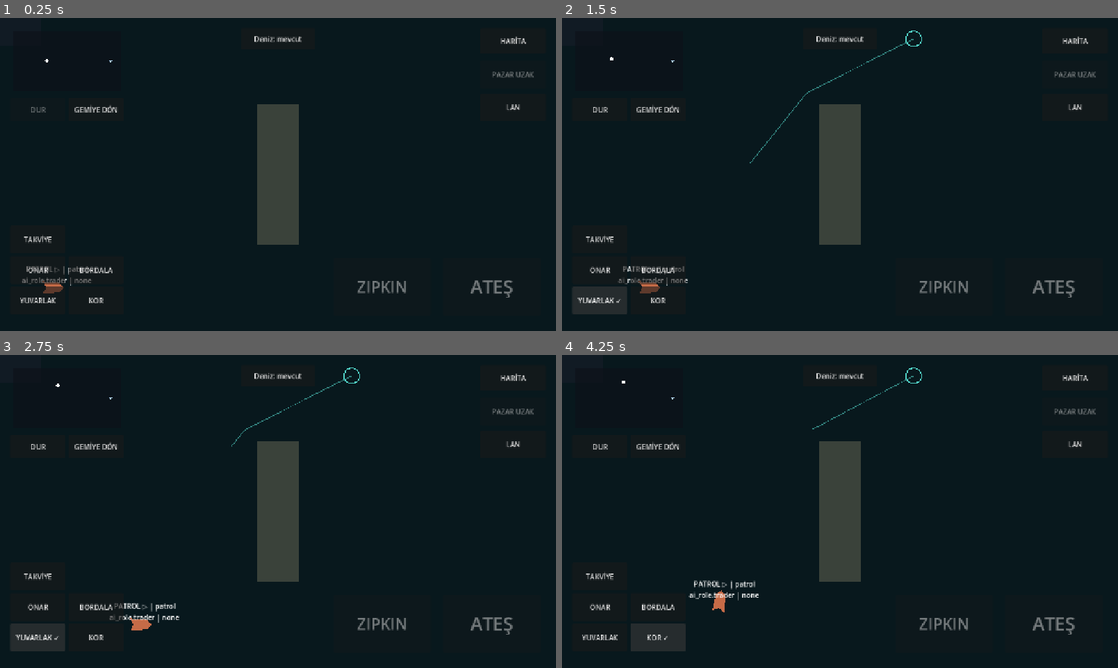
Above: before the commit, frames 1-4 (two rows, left to right).
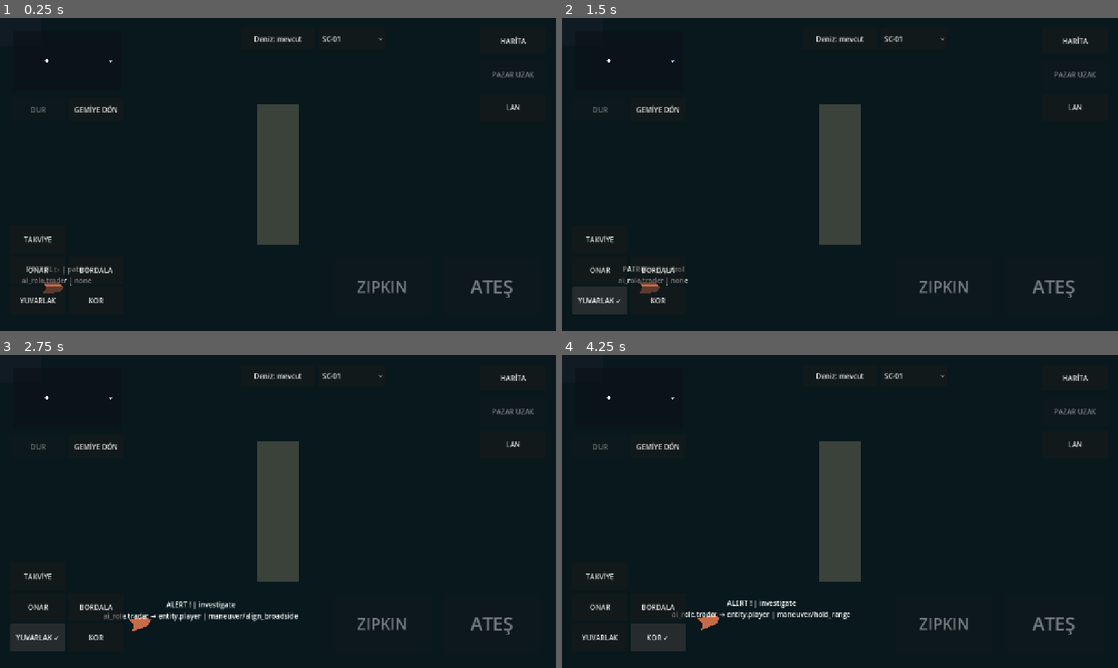
Above: after the commit, the same moments.

Repository: TheOsmanYILDIRIM/SeaCraft
Game: Godot game, scene res://src/presentation/bootstrap.tscn
The game is run twice, just before and just after one commit, with the same random seed, the same clock (stepped at 60 frames per second) and the same inputs.
Inputs (mouse positions are in pixels of both pictures, inside the frame that each line leads up to):
- Up to frame 1 (0.25 s): no input
- Up to frame 2 (1.5 s): click (912, 39) at 0.5 s, where only the run after the commit has a clickable "SC-01"; click "YUVARLAK" at 1.25 s
- Up to frame 3 (2.75 s): click "YUVARLAK ✓" at 2 s
- Up to frame 4 (4.25 s): click "KOR" at 2.75 s; click "KOR ✓" at 3.5 s

The runs differ from the first frame. In frame 1, less than 0.1% of the frame differs, in the area x 58-69%, y 5-8%; in frame 2, 0.2%; in frame 3, 1.0%; in frame 4, 1.2%, in the area x 5-69%, y 4-88%.

Commit message:
Integrate current approved sprite packs and improve PLAY-01 helm steering

Diff:
--- a/src/presentation/bootstrap.gd
+++ b/src/presentation/bootstrap.gd
@@ -194,23 +194,42 @@
 const VISUAL_PILOT := preload("res://src/presentation/ship/visual_pilot.gd")
 var _pilot_water: Polygon2D
 var _pilot_water_enabled := false
-var _pilot_comparison: Sprite2D
+const APPROVED_SHIP_SKINS := {"SC-01": 86.0, "SC-02": 104.0, "SC-03": 132.0, "SC-04": 132.0, "SC-06": 144.0, "SC-08": 174.0}
+var _skin_selector: OptionButton
 
 
 func _setup_visual_pilot() -> void:
 	var player_marker: Polygon2D = $BoatMarker
-	_surface_sprite = VISUAL_PILOT.mount_atlas(player_marker, "SC-02", 104.0)
+	_surface_sprite = VISUAL_PILOT.mount_atlas(player_marker, "SC-01", APPROVED_SHIP_SKINS["SC-01"])
 	if _surface_sprite != null:
 		player_marker.color.a = 0.0
-	if _practice_marker != null and VISUAL_PILOT.mount_atlas(_practice_marker, "SC-03", 132.0) != null:
+	if _practice_marker != null and VISUAL_PILOT.mount_atlas(_practice_marker, "SC-04", APPROVED_SHIP_SKINS["SC-04"]) != null:
 		# Keep the marker node and its child target ring/visibility contract.
 		_practice_marker.color.a = 0.0
-	_pilot_comparison = VISUAL_PILOT.mount_atlas(self, "SC-07", 120.0)
-	if _pilot_comparison != null:
-		_pilot_comparison.frame = 2
-		_pilot_comparison.set_process(false)
-		_pilot_comparison.visible = active_sector().sector_id == FoundationSector.ID
-		_pilot_comparison.position = _ship_motor.position + Vector2(190.0, 75.0)
+	# Temporary cosmetic review selector: no progression or stat mutation.
+	_skin_selector = OptionButton.new()
+	_skin_selector.name = "ApprovedShipAppearance"
+	_skin_selector.focus_mode = Control.FOCUS_NONE
+	$UI.add_child(_skin_selector)
+	_skin_selector.set_anchors_and_offsets_preset(Control.PRESET_CENTER_TOP)
+	_skin_selector.offset_left = 94.0
+	_skin_selector.offset_right = 246.0
+	_skin_selector.offset_top = 24.0
+	_skin_selector.offset_bottom = 72.0
+	for id in APPROVED_SHIP_SKINS:
+		_skin_selector.add_item(str(id))
+	_skin_selector.item_selected.connect(func(index: int) -> void:
+		var id := _skin_selector.get_item_text(index)
+		var replacement := VISUAL_PILOT.mount_atlas(player_marker, id, float(APPROVED_SHIP_SKINS[id]))
+		if replacement == null:
+			return
+		if is_instance_valid(_surface_sprite):
+			_surface_sprite.hide()
+			_surface_sprite.queue_free()
+		_surface_sprite = replacement
+		_surface_sprite.visible = active_sector().mode == 0
+		player_marker.color.a = 0.0 if active_sector().mode == 0 else 1.0
+	)
 	var button := Button.new()
 	button.name = "PilotWaterButton"
 	button.text = "Deniz: mevcut"
@@ -331,7 +350,7 @@
 	var sector := active_sector()
 	if sector == null or not goal.is_finite():
 		return false
-	var route := sector.navigation.path(_ship_motor.global_position, goal)
+	var route := sector.navigation.helm_path(_ship_motor.global_position, goal)
 	if route.size() < 2:
 		ANDROID_TRACE.record("navigation", "route rejected sector=%s from=%s goal=%s" % [sector.sector_id, _ship_motor.global_position, goal])
 		return false
@@ -352,7 +371,7 @@
 	if _helm_route_index <= 0 or _helm_route_index >= _helm_route.size():
 		return false
 	_helm_route_collision_ticks = 0
-	return _ship_motor.apply_authoritative_command(GameplayCommand.move_to_world_position(_helm_route[_helm_route_index]))
+	return _ship_motor.set_helm_target(_helm_route[_helm_route_index], _helm_route_index < _helm_route.size() - 1)
 
 
 func _advance_helm_route() -> void:
@@ -365,10 +384,20 @@
 	var position_now := _ship_motor.global_position
 	if sector.navigation.accessible(position_now):
 		_helm_last_accessible_position = position_now
+	# Pass intermediate waypoints while moving, only once the next leg is clear.
+	if _helm_route_index < _helm_route.size() - 1 and sector.navigation.accessible(position_now):
+		var waypoint := _helm_route[_helm_route_index]
+		var next_point := _helm_route[_helm_route_index + 1]
+		var lookahead := maxf(20.0, minf(36.0, _ship_motor.velocity.length() * 0.35))
+		if position_now.distance_to(waypoint) <= lookahead and sector.navigation.direct_clear(position_now, next_point):
+			_helm_route_index += 1
+			if not _issue_helm_route_leg():
+				_abort_helm_route("leg_rejected")
+			return
 	if _ship_motor.has_target():
 		if _ship_motor.get_slide_collision_count() > 0:
 			_helm_route_collision_ticks += 1
-			if _helm_route_collision_ticks >= HELM_STUCK_COLLISION_TICKS:
+			if _helm_route_collision_ticks >= maxi(HELM_STUCK_COLLISION_TICKS, 120) and absf(_ship_motor.angular_difference_to_desired()) < PI / 4.0:
 				_recover_helm_route()
 		else:
 			_helm_route_collision_ticks = 0
@@ -387,12 +416,7 @@
 		_abort_helm_route("stuck")
 		return
 	var start := _ship_motor.global_position
-	if not sector.navigation.accessible(start):
-		start = _helm_last_accessible_position
-	if not start.is_finite() or not sector.navigation.accessible(start):
-		_abort_helm_route("no_accessible_replan_origin")
-		return
-	var route := sector.navigation.path(start, _helm_route_goal)
+	var route := sector.navigation.helm_path(start, _helm_route_goal)
 	if route.size() < 2:
 		_abort_helm_route("replan_failed")
 		return
@@ -1405,6 +1429,10 @@
 	_helm_route_line = Line2D.new()
 	_helm_route_line.name = "Play01Route"
 	_helm_route_line.width = 2.0
+	_helm_route_line.joint_mode = Line2D.LINE_JOINT_ROUND
+	_helm_route_line.begin_cap_mode = Line2D.LINE_CAP_ROUND
+	_helm_route_line.end_cap_mode = Line2D.LINE_CAP_ROUND
+	_helm_route_line.antialiased = true
 	_helm_route_line.default_color = Color(0.35, 0.9, 0.85, 0.5)
 	_helm_route_line.hide()
 	add_child(_helm_route_line)
@@ -1478,9 +1506,10 @@
 		_helm_route_line.hide()
 		return
 	_helm_route_line.show()
-	_helm_route_line.add_point(_ship_motor.global_position)
+	var remaining := PackedVector2Array([_ship_motor.global_position])
 	for index in range(_helm_route_index, _helm_route.size()):
-		_helm_route_line.add_point(_helm_route[index])
+		remaining.append(_helm_route[index])
+	_helm_route_line.points = active_sector().navigation.rounded_helm_route(remaining)
 
 
 func _setup_mode_ui() -> void:
@@ -1753,8 +1782,6 @@
 		label.position = mode_anchor.position + Vector2(-65, -28)
 		label.mouse_filter = Control.MOUSE_FILTER_IGNORE
 		geometry.add_child(label)
-	if is_instance_valid(_pilot_comparison):
-		_pilot_comparison.visible = sector.sector_id == FoundationSector.ID
 	for obstacle in sector.navigation.obstacle_rects():
 		_add_rectangle(geometry, obstacle, Color(0.23, 0.26, 0.23))
 		_add_coast(geometry, obstacle)
--- a/src/presentation/ship/pilot_atlas_sprite.gd
+++ b/src/presentation/ship/pilot_atlas_sprite.gd
@@ -15,5 +15,9 @@
 
 func _process(_delta: float) -> void:
 	if is_instance_valid(_heading_source):
-		global_rotation = 0.0
-		frame = frame_for_heading(_heading_source.global_rotation)
+		var heading := _heading_source.global_rotation
+		frame = frame_for_heading(heading)
+		# Choose the closest authored orientation and apply only the residual.
+		# Never rotate a single side-view sprite through a full turn.
+		var authored := (float(frame) - 2.0) * PI / 4.0
+		global_rotation = wrapf(heading - authored, -PI, PI)
--- a/src/simulation/movement/ship_motor.gd
+++ b/src/simulation/movement/ship_motor.gd
@@ -17,6 +17,8 @@
 @export var authority_enabled: bool = true
 
 var _has_target: bool = false
+var _helm_steering := false
+var _helm_transit := false
 var _target_position: Vector2 = Vector2.ZERO
 var _desired_heading: float = 0.0
 var _speed_modifiers: Dictionary = {}
@@ -57,9 +59,20 @@
 func set_target_world_position(world_position: Vector2) -> bool:
 	if not authority_enabled or not world_position.is_finite():
 		return false
+	_helm_steering = false
+	_helm_transit = false
 	_target_position = world_position
 	_has_target = true
 	_desired_heading = global_position.angle_to_point(_target_position)
+	return true
+
+
+# Route steering is transient; ordinary AI/LAN commands retain their contract.
+func set_helm_target(world_position: Vector2, transit: bool) -> bool:
+	if not set_target_world_position(world_position):
+		return false
+	_helm_steering = true
+	_helm_transit = transit
 	return true
 
 
@@ -67,6 +80,8 @@
 	if not authority_enabled:
 		return
 	_has_target = false
+	_helm_steering = false
+	_helm_transit = false
 	_target_position = global_position
 	_desired_heading = rotation
 
@@ -106,6 +121,9 @@
 				_desired_heading = to_target.angle()
 			_apply_turn(delta, current_speed, max_speed)
 			target_speed = _arrival_limited_speed(distance_to_target, max_speed)
+			if _helm_transit:
+				# Keep steerage through the waypoint instead of braking to zero.
+				target_speed = minf(max_speed, maxf(24.0, distance_to_target * 0.65 + 24.0))
 			var turn_error: float = absf(angular_difference_to_desired())
 			var alignment: float = clampf(1.0 - (turn_error / PI) * 0.65, 0.35, 1.0)
 			target_speed *= alignment
@@ -137,12 +155,15 @@
 		move_and_slide()
 		if not velocity.is_finite():
 			velocity = Vector2.ZERO
+		elif _helm_steering and get_slide_collision_count() > 0:
+			var forward := Vector2.RIGHT.rotated(rotation)
+			velocity = forward * maxf(0.0, velocity.dot(forward))
 	else:
 		global_position += velocity * delta
 
 	if _has_target:
 		var remaining: float = global_position.distance_to(_target_position)
-		if remaining <= _positive_or_zero(profile.arrival_radius) + ARRIVAL_SETTLE_EPSILON and velocity.length() <= _positive_or_zero(profile.stop_speed_epsilon):
+		if not _helm_transit and remaining <= _positive_or_zero(profile.arrival_radius) + ARRIVAL_SETTLE_EPSILON and velocity.length() <= _positive_or_zero(profile.stop_speed_epsilon):
 			velocity = Vector2.ZERO
 			_has_target = false
 			_desired_heading = rotation
@@ -221,6 +242,10 @@
 	if turn_rate_radians <= MIN_POSITIVE:
 		return
 	var maneuver_factor: float = _maneuver_factor(current_speed, max_speed)
+	if _helm_steering and current_speed <= _positive_or_zero(profile.stop_speed_epsilon) and global_position.distance_to(_target_position) > profile.arrival_radius:
+		# A bow held against a wall has zero measured speed; allow bounded
+		# steering to disengage instead of permanently pushing into the wall.
+		maneuver_factor = maxf(maneuver_factor, 0.5)
 	var max_step: float = turn_rate_radians * maneuver_factor * delta
 	var difference: float = angular_difference_to_desired()
 	rotation += clampf(difference, -max_step, max_step)
@@ -319,6 +344,8 @@
 func restore_save_motion(motion: Dictionary) -> bool:
 	if not authority_enabled or not valid_save_motion(motion):
 		return false
+	_helm_steering = false
+	_helm_transit = false
 	global_position = Vector2(motion["x"], motion["y"])
 	rotation = motion["heading"]
 	velocity = Vector2(motion["vx"], motion["vy"])
--- a/src/simulation/world/sector_navigation.gd
+++ b/src/simulation/world/sector_navigation.gd
@@ -71,6 +71,82 @@
 		if obstacle.has_point(point):
 			return false
 	return true
+
+
+# Navigation clearance is deliberately larger than the physics collider.
+# A physically valid ship in that margin must be able to sail back in.
+func helm_path(from: Vector2, to: Vector2) -> PackedVector2Array:
+	if not _ready or not from.is_finite() or not accessible(to):
+		return PackedVector2Array()
+	if accessible(from):
+		return rounded_helm_route(path(from, to))
+	var inset := _water.grow(-2.0)
+	if not inset.has_area():
+		return PackedVector2Array()
+	var origin := from.clamp(inset.position, inset.end)
+	# Recovery from the boundary margin, or from a coast clearance halo.
+	# Never teleport or choose a segment through actual land.
+	var candidates := PackedVector2Array([origin])
+	for obstacle in _blocked:
+		if obstacle.has_point(origin):
+			candidates.append(Vector2(obstacle.position.x - 2.0, origin.y))
+			candidates.append(Vector2(obstacle.end.x + 2.0, origin.y))
+			candidates.append(Vector2(origin.x, obstacle.position.y - 2.0))
+			candidates.append(Vector2(origin.x, obstacle.end.y + 2.0))
+	var best := PackedVector2Array()
+	var best_distance := INF
+	for candidate in candidates:
+		if not accessible(candidate):
+			continue
+		var clear := true
+		for land in _obstacles:
+			if _hits_rect(from, candidate, land):
+				clear = false
+				break
+		if not clear:
+			continue
+		var route := path(candidate, to)
+		if route.size() < 2:
+			continue
+		var distance := from.distance_to(candidate)
+		if distance < best_distance:
+			best_distance = distance
+			best = rounded_helm_route(route)
+	if not best.is_empty():
+		best.insert(0, from)
+	return best
+
+
+func rounded_helm_route(route: PackedVector2Array) -> PackedVector2Array:
+	if route.size() < 3:
+		return route
+	var result := PackedVector2Array([route[0]])
+	for i in range(1, route.size() - 1):
+		var corner := route[i]
+		var before := route[i - 1]
+		var after := route[i + 1]
+		var radius := minf(32.0, minf(before.distance_to(corner), after.distance_to(corner)) * 0.25)
+		var rounded := PackedVector2Array()
+		for attempt in range(5):
+			var entry := corner.move_toward(before, radius)
+			var exit := corner.move_toward(after, radius)
+			var samples := PackedVector2Array([entry])
+			for j in range(1, 5):
+				var t := float(j) / 4.0
+				samples.append(entry.lerp(corner, t).lerp(corner.lerp(exit, t), t))
+			var valid := direct_clear(result[-1], samples[0]) and direct_clear(samples[-1], after)
+			for j in range(1, samples.size()):
+				valid = valid and direct_clear(samples[j - 1], samples[j])
+			if valid:
+				rounded = samples
+				break
+			radius *= 0.5
+		if rounded.is_empty():
+			result.append(corner)
+		else:
+			result.append_array(rounded)
+	result.append(route[-1])
+	return result
 
 
 func direct_clear(from: Vector2, to: Vector2) -> bool:
--- a/tests/unit/test_fnd05_sector_world.gd
+++ b/tests/unit/test_fnd05_sector_world.gd
@@ -416,3 +416,29 @@
 		definition.neighbor_ids = PackedStringArray([B])
 		definition.transition_gates = [_edge()]
 	return definition
+
+
+
+func test_play01_boundary_clearance_margin_can_sail_back() -> void:
+	var boot := BOOT.instantiate()
+	boot.set("_save_service", SaveService.new("user://play01-edge-%d-%d" % [OS.get_process_id(), Time.get_ticks_usec()]))
+	add_child_autofree(boot)
+	boot.set_physics_process(false)
+	var ship := boot.get_node("ShipMotor") as ShipMotor
+	ship.set_physics_process(false)
+	await get_tree().physics_frame
+	ship.global_position = Vector2(-240, 346)
+	ship.rotation = PI / 2.0
+	ship.velocity = Vector2.ZERO
+	var goal := Vector2(-240, 180)
+	assert_false(boot.active_sector().navigation.accessible(ship.global_position))
+	boot._on_gameplay_command(GameplayCommand.move_to_world_position(goal))
+	assert_true(ship.has_target())
+	for i in range(1800):
+		ship.step_authoritative(1.0 / 60.0)
+		boot._advance_helm_route()
+		if not ship.has_target():
+			break
+	assert_true(boot.active_sector().navigation.accessible(ship.global_position))
+	assert_lte(ship.global_position.distance_to(goal), 18.1)
+	print("PLAY01_BOUNDARY_EGRESS_OK")
--- a/tests/unit/test_ship_visual_pilot.gd
+++ b/tests/unit/test_ship_visual_pilot.gd
@@ -13,7 +13,7 @@
 		assert_eq(SPRITE.frame_for_heading(heading + 0.38), i)
 
 
-func test_atlas_follows_heading_but_does_not_rotate_pixels() -> void:
+func test_atlas_follows_heading_with_bounded_residual_rotation() -> void:
 	var target := Node2D.new()
 	add_child_autofree(target)
 	var ship := SPRITE.new()
@@ -25,6 +25,11 @@
 		ship.bind_heading(target)
 		assert_eq(ship.frame, i)
 		assert_almost_eq(ship.global_rotation, 0.0, 0.0001)
+		target.rotation += 0.31
+		ship._process(0.0)
+		assert_eq(ship.frame, i)
+		assert_almost_eq(ship.global_rotation, 0.31, 0.0001)
+		assert_almost_eq(wrapf((float(ship.frame) - 2.0) * PI / 4.0 + ship.global_rotation - target.rotation, -PI, PI), 0.0, 0.0001)
 
 
 func test_missing_atlas_is_not_replaced_with_a_different_ship() -> void:
